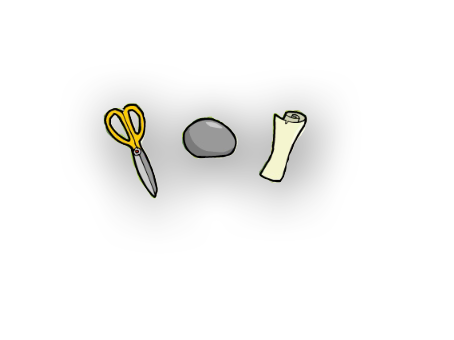
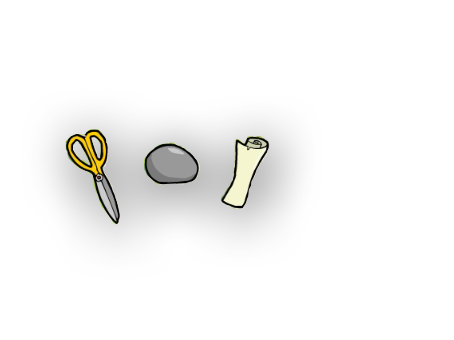
Comparing the layer stacks of the two (454, 340) images. Changes:
painted on "图层 3" over bbox(65, 103, 308, 225)
